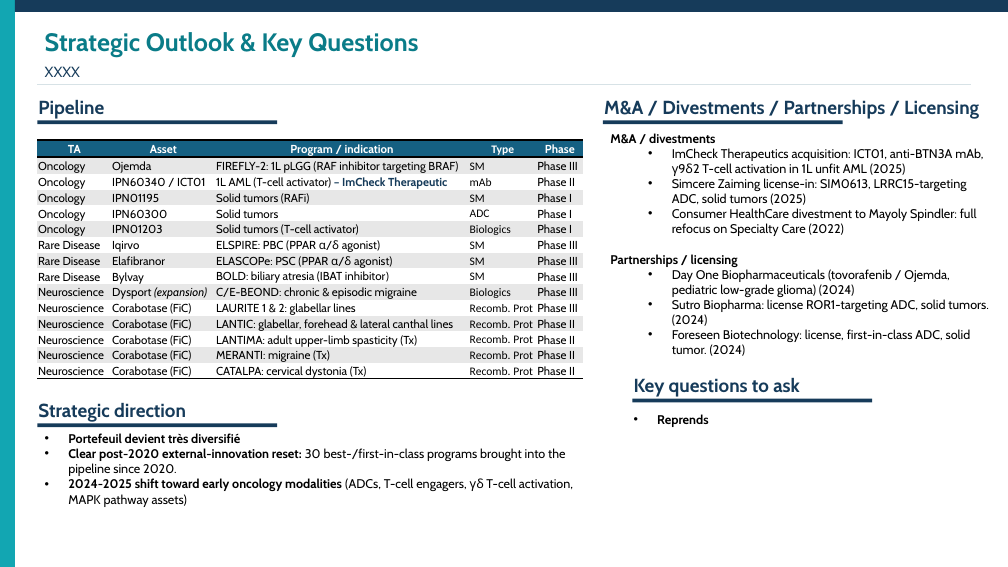
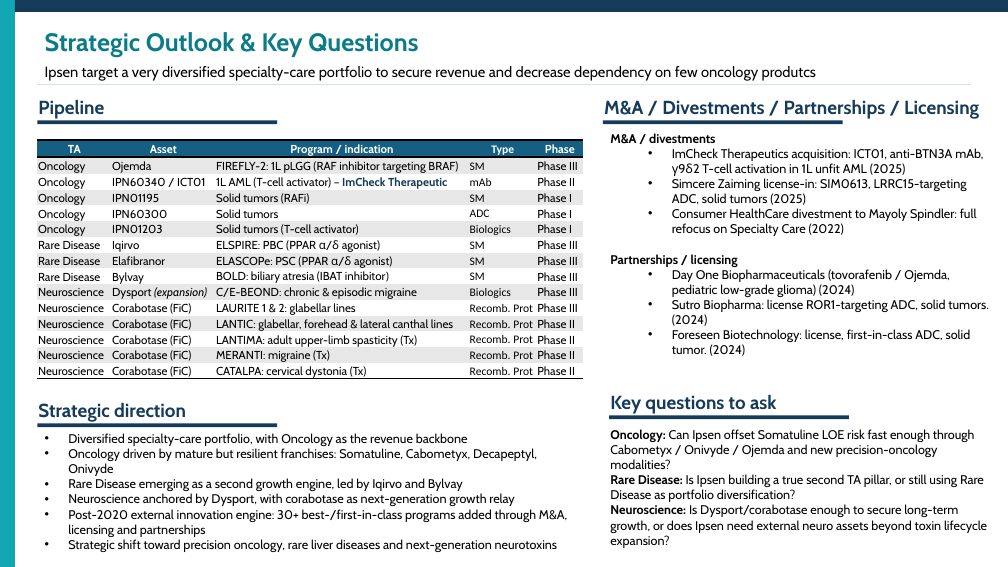
Before and after one commit to Benoitntfr/Ipsen_Template, a slide deck: slide 3 of Ipsen.pptx. Drawn at 1008x567 pixels with LibreOffice and Linux fonts; fonts in the diff are those of the drawing. Boxes give left, top, right and bottom in pixels: in the first picture for what was removed or moved away, otherwise in the second. Text is boxed around its words. In the diff, an @@ line names an element or a change of style, - is before the commit and + after.

```diff
--- a/Ipsen.pptx
+++ b/Ipsen.pptx
@@ text at (45,66,816,81): text changed; text colour #163B5A to #000000 @@
-XXXX
+Ipsen target a very diversified specialty-care portfolio to secure revenue and decrease dependency on few oncology produtcs
@@ text "Key questions to ask": place and size @@
-text "Key questions to ask" at (634,378,800,397)
+text "Key questions to ask" at (610,395,777,414)
@@ rectangle: place and size @@
-rectangle at (633,399,873,402)
+rectangle at (609,416,849,420)
@@ text removed at (657,414,708,427) @@
-• Reprends
@@ text at (68,433,567,552): text changed @@
-• Portefeuil devient très diversifié
-• Clear post-2020 external-innovation reset: 30 best-/first-in-class programs brought into the pipeline since 2020.
-• 2024-2025 shift toward early oncology modalities (ADCs, T-cell engagers, γδ T-cell activation, MAPK pathway assets)
+• Diversified specialty-care portfolio, with Oncology as the revenue backbone
+• Oncology driven by mature but resilient franchises: Somatuline, Cabometyx, Decapeptyl, Onivyde
+• Rare Disease emerging as a second growth engine, led by Iqirvo and Bylvay
+• Neuroscience anchored by Dysport, with corabotase as next-generation growth relay
+• Post-2020 external innovation engine: 30+ best-/first-in-class programs added through M&A, licensing and partnerships
+• Strategic shift toward precision oncology, rare liver diseases and next-generation neurotoxins
@@ text added at (610,429,987,548), 12 pt, text #000000 @@
+Oncology: Can Ipsen offset Somatuline LOE risk fast enough through Cabometyx / Onivyde / Ojemda and new precision-oncology modalities?
+Rare Disease: Is Ipsen building a true second TA pillar, or still using Rare Disease as portfolio diversification?
+Neuroscience: Is Dysport/corabotase enough to secure long-term growth, or does Ipsen need external neuro assets beyond toxin lifecycle expansion?
```
Also in this commit, not shown: 2 other slides changed, 2 other files.
